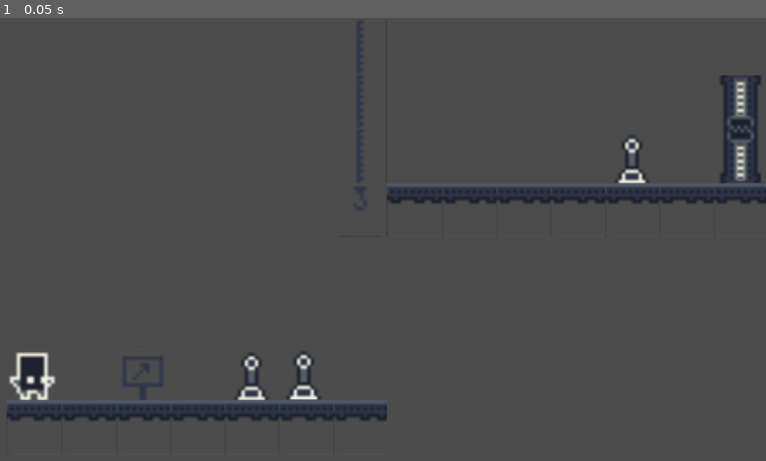
Above: before the commit, frame 1.
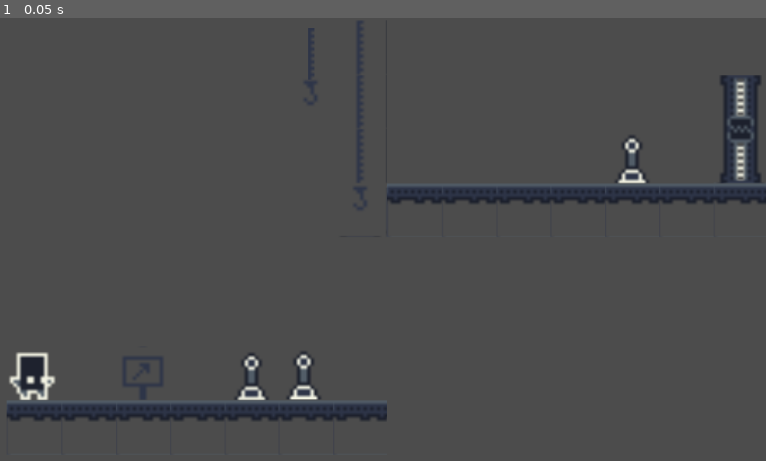
Above: after the commit, the same moment.

Repository: JuanG10/minion3
Game: Godot game, scene res://Tutorial mecanicas básicas.tscn
The game is run twice, just before and just after one commit, with the same random seed, the same clock (stepped at 60 frames per second) and the same inputs. The project has no main scene, so this scene is started directly.
Inputs:
- Up to frame 1 (0.05 s): no input

The runs differ from the first frame. In frame 1, less than 0.1% of the frame differs, in the area x 39-42%, y 2-20%.

Commit message:
cambios en la cadena

Diff:
--- a/CadenaYGancho.gd
+++ b/CadenaYGancho.gd
@@ -1,19 +1,28 @@
 extends Node
 export (PackedScene) var cadena_escena
 
-var n = 10
+var n = 50
 
 func _process(delta):
 	if Input.is_action_just_pressed("ui_up"):
-		while(n != 0):
-			print(n)
-			bajar_cadena()
-			n -= 1
+		$Timer.start(0.1)
+
 
 
 func bajar_cadena():
+			$Timer.start(0.1)
 			var cadena = cadena_escena.instance()
 			cadena.position = get_child(0).position
 			get_child(0).position.y += 1
 			get_child(1).position.y += 1
 			add_child(cadena)
+
+
+
+
+
+
+func _on_Timer_timeout():
+	if(n > 0):
+		bajar_cadena()
+		n -= 1
--- a/CadenaYGancho.tscn
+++ b/CadenaYGancho.tscn
@@ -10,8 +10,12 @@
 cadena_escena = ExtResource( 1 )
 
 [node name="Cadena" parent="." instance=ExtResource( 1 )]
-position = Vector2( -0.923508, 0.574181 )
+position = Vector2( -0.923508, 0.240093 )
+scale = Vector2( 1, 0.958239 )
 
 [node name="Sprite" parent="." instance=ExtResource( 2 )]
 position = Vector2( -1.0674, 12.2593 )
 scale = Vector2( 1, 1 )
+
+[node name="Timer" type="Timer" parent="."]
+[connection signal="timeout" from="Timer" to="." method="_on_Timer_timeout"]
--- a/Palanca.gd
+++ b/Palanca.gd
@@ -5,7 +5,4 @@
 func _process(delta):
 	if Input.is_action_just_pressed("ui_down"):
 		frame = 0
-		if(!bajo_cadena):
-			while(5):
-				get_parent().get_node("CadenaYGancho").bajar_cadena()
-				get_parent().get_node("CadenaYGancho").bajar_cadena()
+		get_parent().get_node("CadenaYGancho").bajar_cadena()
--- a/Tutorial mecanicas básicas.tscn
+++ b/Tutorial mecanicas básicas.tscn
@@ -1,7 +1,8 @@
-[gd_scene load_steps=12 format=2]
+[gd_scene load_steps=13 format=2]
 
 [ext_resource path="res://sprites/nuestrosSprites.png" type="Texture" id=1]
 [ext_resource path="res://Palanca.tscn" type="PackedScene" id=2]
+[ext_resource path="res://CadenaYGancho.tscn" type="PackedScene" id=3]
 
 [sub_resource type="ConvexPolygonShape2D" id=1]
 points = PoolVector2Array( 0, 0, 16, 0, 16, 4.51554, 0, 4.51554 )
@@ -345,3 +346,6 @@
 
 [node name="Sprite" parent="." instance=ExtResource( 2 )]
 position = Vector2( 88.3769, -8.35324 )
+
+[node name="CadenaYGancho" parent="." instance=ExtResource( 3 )]
+position = Vector2( 90.527, -102.397 )
